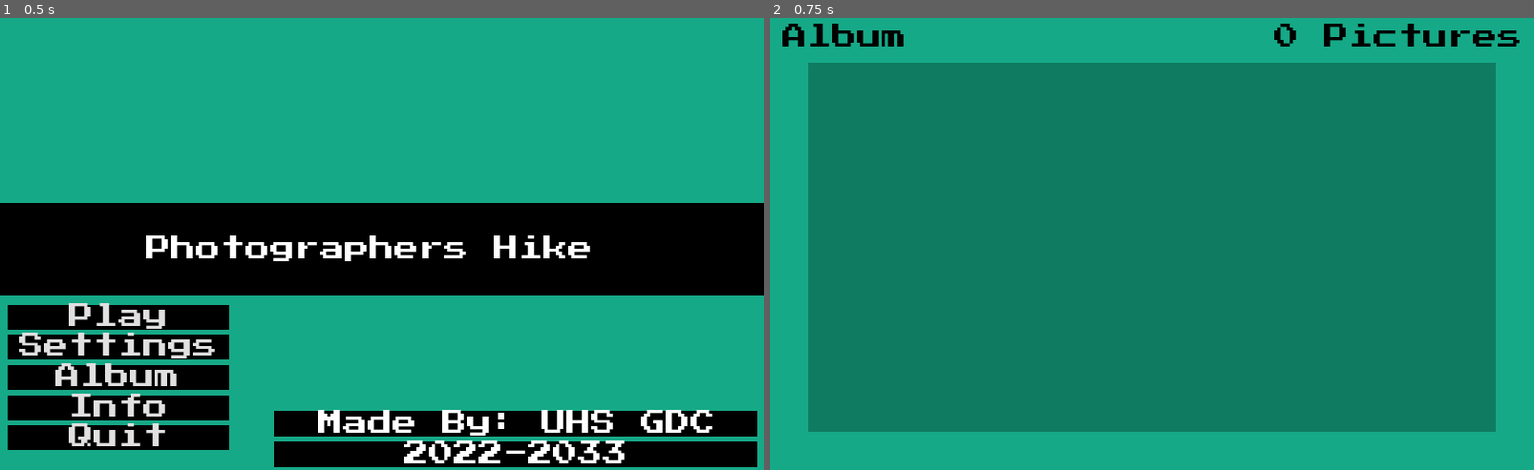
Above: before the commit, frames 1-2 (left to right).
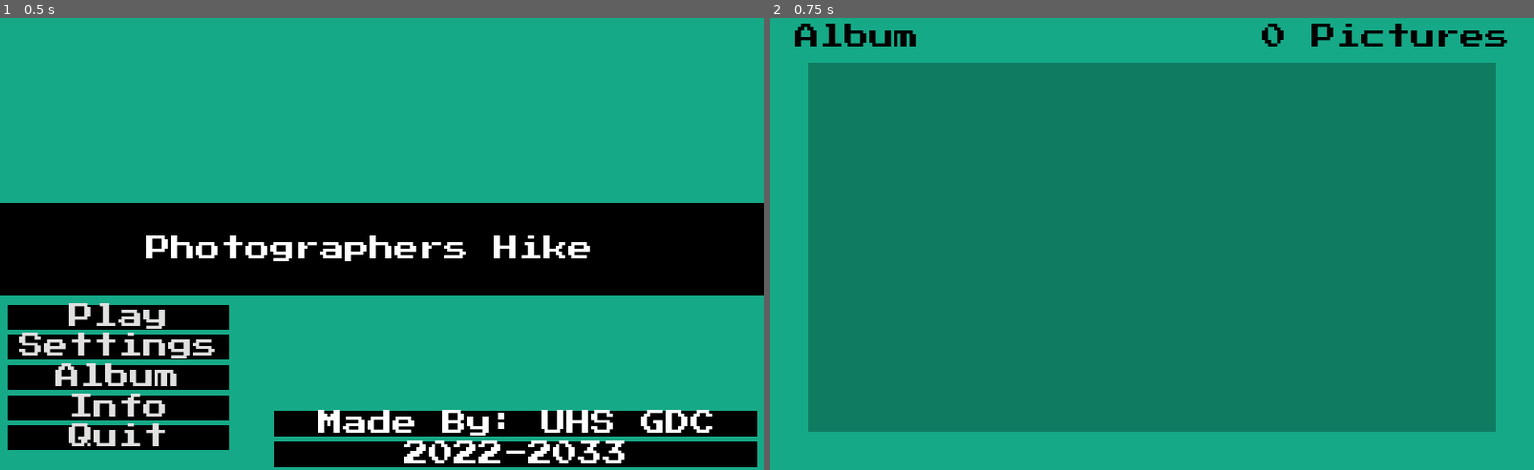
Above: after the commit, the same moments.

Repository: UHSGDC/Photographers-Hike
Game: Godot game, scene res://Game.tscn
The game is run twice, just before and just after one commit, with the same random seed, the same clock (stepped at 60 frames per second) and the same inputs. The engine's default icon, where the game draws it, is replaced by a stand-in: a white triangle on a blue panel in a dark square.
Inputs:
- Up to frame 1 (0.5 s): no input
- Up to frame 2 (0.75 s): click "Album" at 0.5 s

Frame 1 is identical in both runs. In frame 2, 1.3% of the frame differs, in the area x 1-99%, y 1-7%.

Commit message:
Made the album scene a little prettier

Diff:
--- a/PhotographersHike/Menus/AlbumMenu.gd
+++ b/PhotographersHike/Menus/AlbumMenu.gd
@@ -20,9 +20,9 @@
 
 
 	if picture_textures.size() == 1:
-		$PictureCount.text = "1 Picture"
+		$PictureCount.text = "1 Picture "
 	else:
-		$PictureCount.text = str(picture_textures.size()) + " Pictures"
+		$PictureCount.text = str(picture_textures.size()) + " Pictures "
 
 
 func create_album_picture(texture: Texture, time: String, level: String) -> void:
--- a/PhotographersHike/Menus/AlbumMenu.tscn
+++ b/PhotographersHike/Menus/AlbumMenu.tscn
@@ -29,34 +29,31 @@
 [node name="ScrollContainer" type="ScrollContainer" parent="Album"]
 anchor_left = 0.5
 anchor_right = 0.5
-margin_left = -216.0
+margin_left = -208.0
+margin_top = 8.0
 margin_right = 216.0
 margin_bottom = 232.0
 scroll_horizontal_enabled = false
 
 [node name="PictureContainer" type="HFlowContainer" parent="Album/ScrollContainer"]
-margin_right = 432.0
+margin_right = 424.0
 size_flags_horizontal = 3
 
 [node name="AlbumTitle" type="Label" parent="."]
-anchor_left = 0.5
-anchor_right = 0.5
-margin_left = -232.0
-margin_right = -144.0
+margin_right = 88.0
 margin_bottom = 32.0
 custom_colors/font_color = Color( 0, 0, 0, 1 )
 custom_fonts/font = SubResource( 1 )
-text = "Album"
+text = " Album"
 valign = 1
 
 [node name="PictureCount" type="Label" parent="."]
-anchor_left = 0.5
-anchor_right = 0.5
-margin_left = 72.0
-margin_right = 232.0
+anchor_left = 1.0
+anchor_right = 1.0
+margin_left = -216.0
 margin_bottom = 32.0
 custom_colors/font_color = Color( 0, 0, 0, 1 )
 custom_fonts/font = SubResource( 1 )
-text = "0 Picture"
+text = "0 Pictures "
 align = 2
 valign = 1
